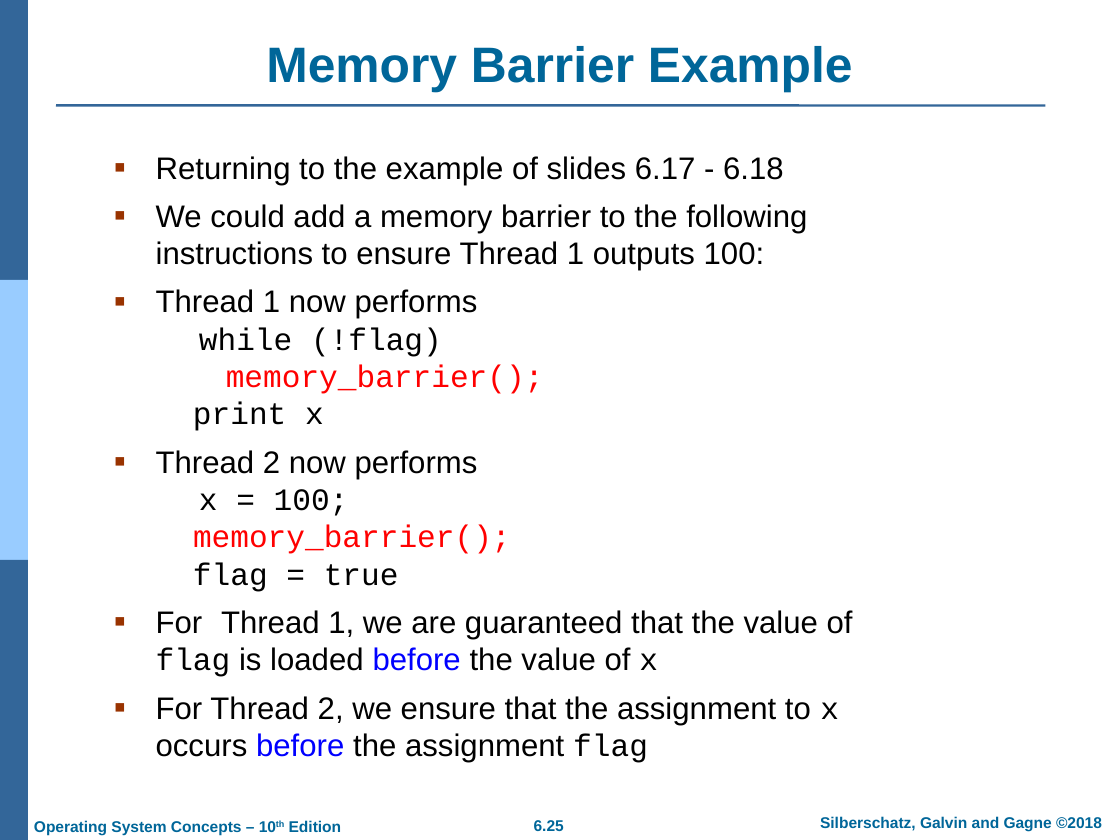
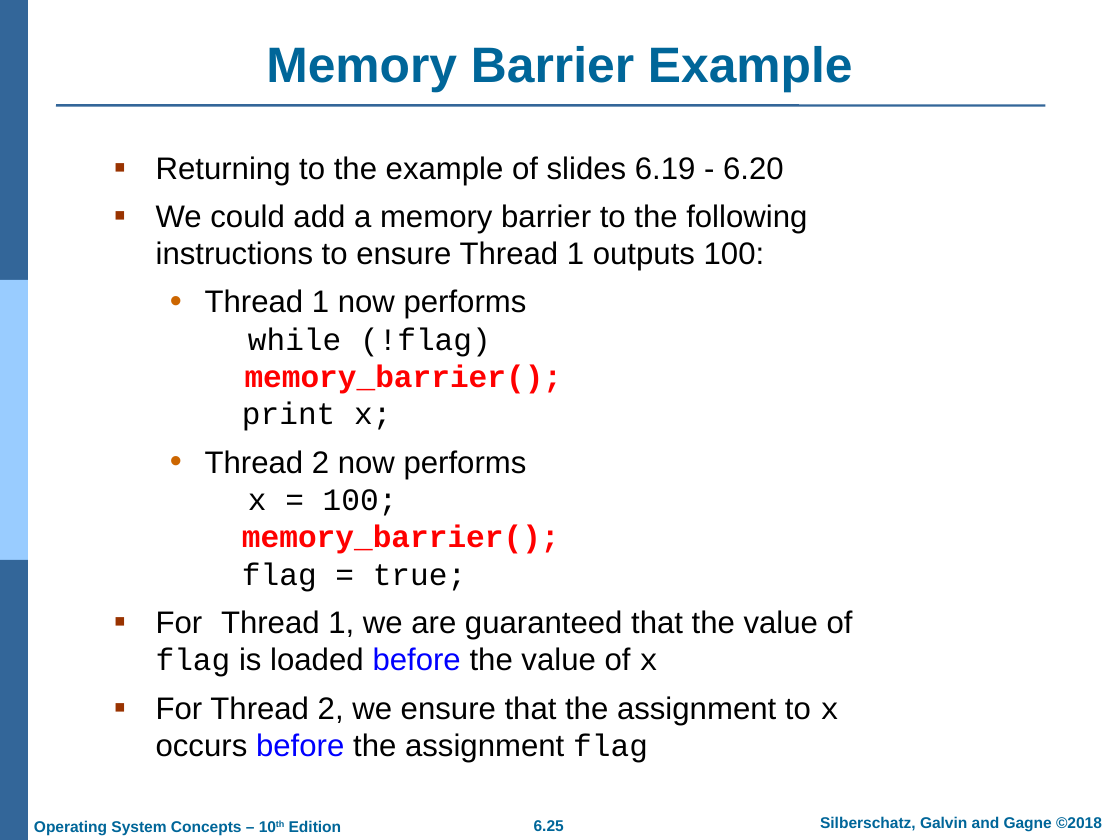
Before and after one commit to chriswjh/chriswjh.github.io, a slide deck: slide 25 of OSu/Chap06.pptx. Drawn at 1120x840 pixels with LibreOffice and Linux fonts; fonts in the diff are those of the drawing; background and template pictures are left out. Boxes give left, top, right and bottom in pixels: in the first picture for what was removed or moved away, otherwise in the second. Text is boxed around its words. In the diff, an @@ line names an element or a change of style, - is before the commit and + after.

```diff
--- a/OSu/Chap06.pptx
+++ b/OSu/Chap06.pptx
@@ text at (156, 156, 784, 185): text changed @@
-▪ Returning to the example of slides 6.17 - 6.18
+▪ Returning to the example of slides 6.19 - 6.20
@@ text at (205, 289, 563, 592): text changed @@
-▪ Thread 1 now performs
-  while (!flag)
-  memory_barrier();
-  print x
-▪ Thread 2 now performs
-  x = 100;
-  memory_barrier();
-  flag = true
+  • Thread 1 now performs
+    while (!flag)
+    memory_barrier();
+    print x;
+  • Thread 2 now performs
+    x = 100;
+    memory_barrier();
+    flag = true;
```
Also in this commit, not shown: 8 other slides changed, 5 other files.
